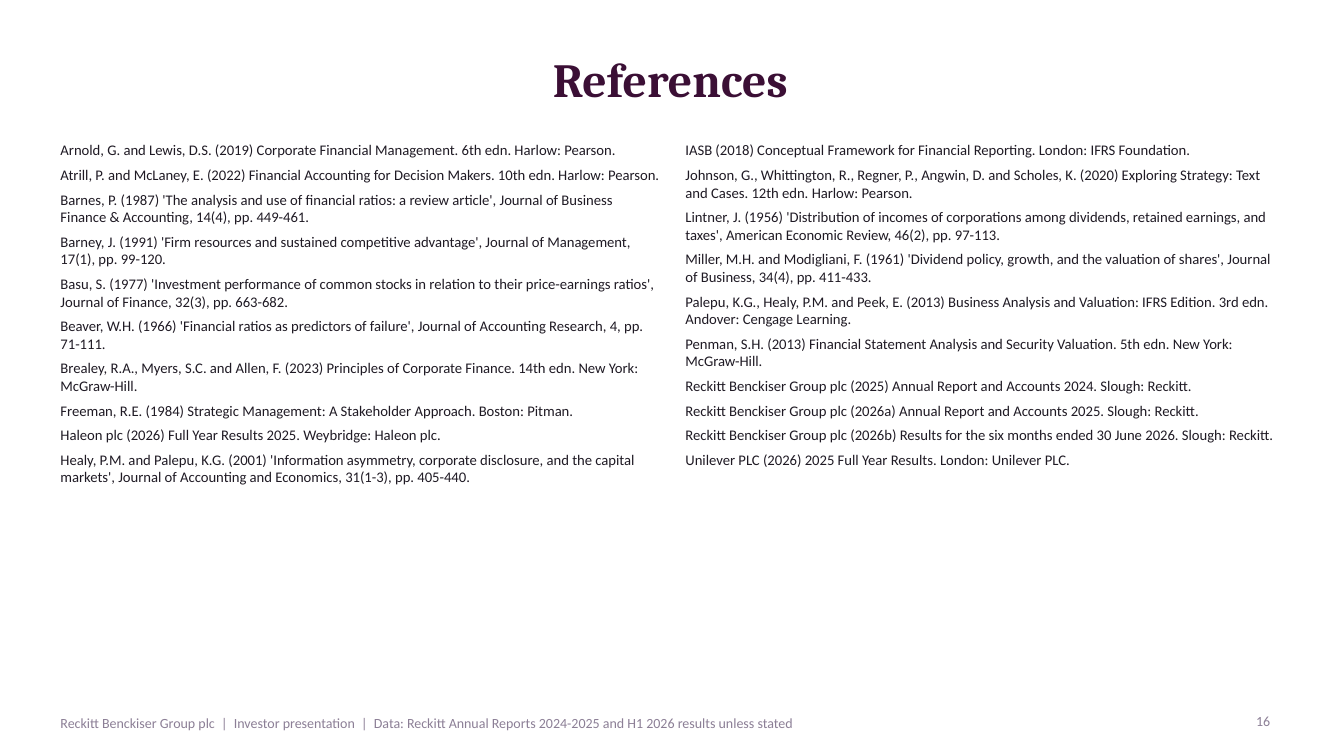
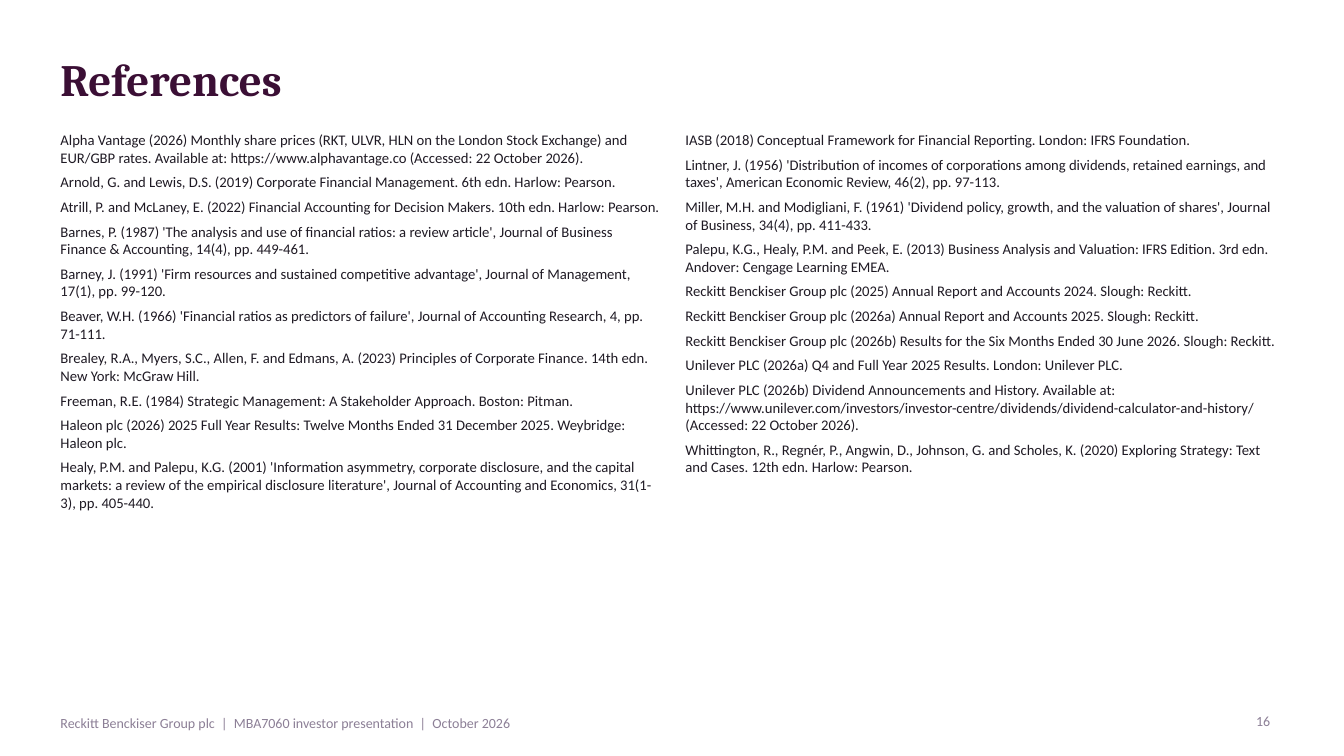
Before and after one commit to Siddharth2131/claude-resposit, a slide deck: slide 16 of Reckitt_MBA7060_Financial_Analysis_Presentation.pptx. Drawn at 1344x756 pixels with LibreOffice and Linux fonts; fonts in the diff are those of the drawing. Boxes give left, top, right and bottom in pixels: in the first picture for what was removed or moved away, otherwise in the second. Text is boxed around its words. In the diff, an @@ line names an element or a change of style, - is before the commit and + after.

```diff
--- a/Reckitt_MBA7060_Financial_Analysis_Presentation.pptx
+++ b/Reckitt_MBA7060_Financial_Analysis_Presentation.pptx
@@ title "References" at (60, 64, 281, 97): size 34 to 32 pt; alignment centre to left @@
@@ text at (60, 134, 627, 166): paragraph added @@
+Alpha Vantage (2026) Monthly share prices (RKT, ULVR, HLN on the London Stock Exchange) and EUR/GBP rates. Available at: https://www.alphavantage.co (Accessed: 22 October 2026).
@@ text "Alpha Vantage (2026) Monthly share ...": place and size @@
-text "Alpha Vantage (2026) Monthly share ..." at (60, 144, 659, 485)
+text "Alpha Vantage (2026) Monthly share ..." at (60, 134, 659, 511)
@@ text "IASB (2018) Conceptual Framework for ...": place and size @@
-text "IASB (2018) Conceptual Framework for ..." at (685, 144, 1273, 467)
+text "IASB (2018) Conceptual Framework for ..." at (685, 134, 1275, 472)
@@ text at (685, 169, 1260, 198): paragraph removed @@
-Johnson, G., Whittington, R., Regner, P., Angwin, D. and Scholes, K. (2020) Exploring Strategy: Text and Cases. 12th edn. Harlow: Pearson.
@@ text at (685, 243, 1268, 275): text changed @@
-Palepu, K.G., Healy, P.M. and Peek, E. (2013) Business Analysis and Valuation: IFRS Edition. 3rd edn. Andover: Cengage Learning.
-Penman, S.H. (2013) Financial Statement Analysis and Security Valuation. 5th edn. New York: McGraw-Hill.
+Palepu, K.G., Healy, P.M. and Peek, E. (2013) Business Analysis and Valuation: IFRS Edition. 3rd edn. Andover: Cengage Learning EMEA.
@@ text at (60, 278, 654, 310): paragraph removed @@
-Basu, S. (1977) 'Investment performance of common stocks in relation to their price-earnings ratios', Journal of Finance, 32(3), pp. 663-682.
@@ text at (60, 352, 648, 381): text changed @@
-Brealey, R.A., Myers, S.C. and Allen, F. (2023) Principles of Corporate Finance. 14th edn. New York: McGraw-Hill.
+Brealey, R.A., Myers, S.C., Allen, F. and Edmans, A. (2023) Principles of Corporate Finance. 14th edn. New York: McGraw Hill.
@@ text at (685, 335, 1275, 472): text changed @@
-Reckitt Benckiser Group plc (2026b) Results for the six months ended 30 June 2026. Slough: Reckitt.
-Unilever PLC (2026) 2025 Full Year Results. London: Unilever PLC.
+Reckitt Benckiser Group plc (2026b) Results for the Six Months Ended 30 June 2026. Slough: Reckitt.
+Unilever PLC (2026a) Q4 and Full Year 2025 Results. London: Unilever PLC.
+Unilever PLC (2026b) Dividend Announcements and History. Available at: https://www.unilever.com/investors/investor-centre/dividends/dividend-calculator-and-history/ (Accessed: 22 October 2026).
+Whittington, R., Regnér, P., Angwin, D., Johnson, G. and Scholes, K. (2020) Exploring Strategy: Text and Cases. 12th edn. Harlow: Pearson.
@@ text at (60, 419, 651, 511): text changed @@
-Haleon plc (2026) Full Year Results 2025. Weybridge: Haleon plc.
-Healy, P.M. and Palepu, K.G. (2001) 'Information asymmetry, corporate disclosure, and the capital markets', Journal of Accounting and Economics, 31(1-3), pp. 405-440.
+Haleon plc (2026) 2025 Full Year Results: Twelve Months Ended 31 December 2025. Weybridge: Haleon plc.
+Healy, P.M. and Palepu, K.G. (2001) 'Information asymmetry, corporate disclosure, and the capital markets: a review of the empirical disclosure literature', Journal of Accounting and Economics, 31(1-3), pp. 405-440.
@@ text at (60, 718, 510, 730): text changed @@
-Reckitt Benckiser Group plc | Investor presentation | Data: Reckitt Annual Reports 2024-2025 and H1 2026 results unless stated
+Reckitt Benckiser Group plc | MBA7060 investor presentation | October 2026
```
Also in this commit, not shown: 12 other slides changed, 3 slides added, 3 slides removed, 1 other file.
